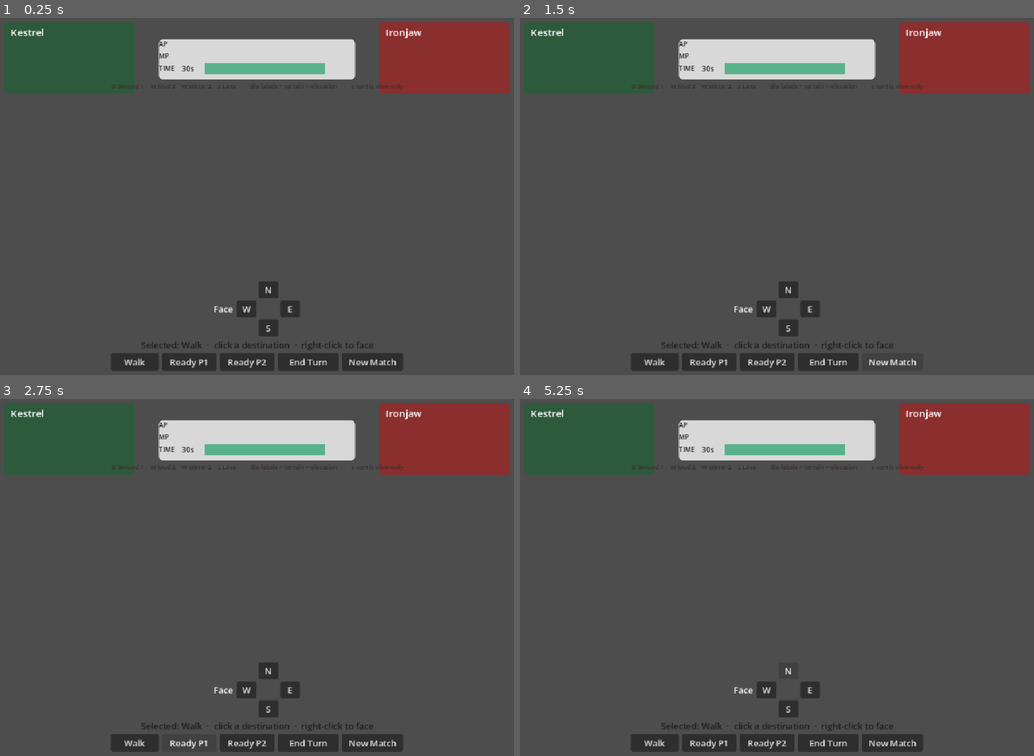
Above: before the commit, frames 1-4 (two rows, left to right).
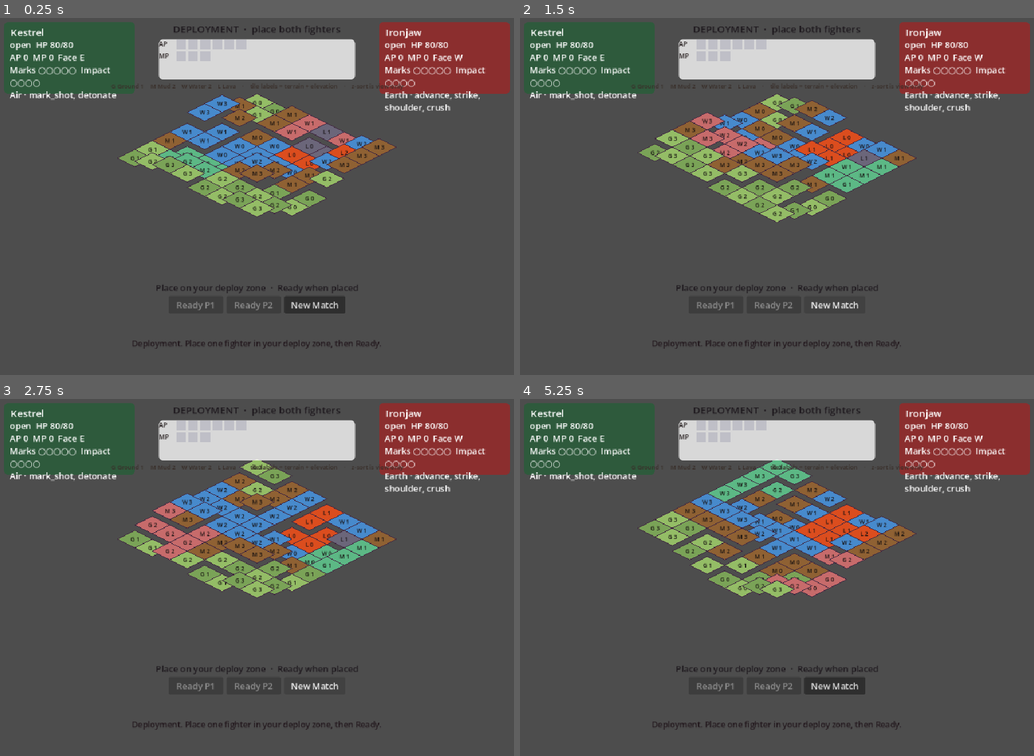
Above: after the commit, the same moments.

Repository: maurogp12/stasiumxii
Game: Godot game, scene res://main.tscn
The game is run twice, just before and just after one commit, with the same random seed, the same clock (stepped at 60 frames per second) and the same inputs.
Inputs (mouse positions are in pixels of both pictures, inside the frame that each line leads up to):
- Up to frame 1 (0.25 s): no input
- Up to frame 2 (1.5 s): click "New Match" at 0.5 s; click "New Match" at 1.25 s
- Up to frame 3 (2.75 s): click "Ready P1" (after the commit: "New Match") at 2 s
- Up to frame 4 (5.25 s): click "Ready P1" (after the commit: "New Match") at 2.75 s; click "Ready P2" (after the commit: "New Match") at 3.5 s; click "Ready P2" (after the commit: "New Match") at 4.25 s; click (787, 670) at 5 s, where only the run before the commit has a clickable "N"

The runs differ from the first frame. In frame 1, 16% of the frame differs, in the area x 1-95%, y 2-99%; in frame 2, 15%; in frame 3, 16%; in frame 4, 17%.
Error before the commit: Parse Error: Cannot infer the type of "cell" variable because the value doesn't have a set type. (res://backend/combat_sim.gd:459)

Commit message:
Fix Godot 4.7 type inference and drop MultiplayerSynchronizer stamp.
Headless -s tests need explicit Dictionary/Vector2i types on Node
snapshot calls. Keep net_session source free of scene-sync tokens.

Co-authored-by: maurogp12 <maurogp12@users.noreply.github.com>

Diff:
--- a/backend/combat_sim.gd
+++ b/backend/combat_sim.gd
@@ -456,7 +456,7 @@
 		var rec: Variant = tiles[key]
 		if typeof(rec) != TYPE_DICTIONARY:
 			continue
-		var cell := key if key is Vector2i else _as_cell((rec as Dictionary).get("pos", key))
+		var cell: Vector2i = key if key is Vector2i else _as_cell((rec as Dictionary).get("pos", key))
 		_board.set_tile(cell, str(rec.get("terrain_type", "ground")), int(rec.get("elevation", 0)))
 
 
--- a/backend/net_session.gd
+++ b/backend/net_session.gd
@@ -1,7 +1,7 @@
 extends Node
 
 ## Listen-host proto. Host owns CombatSim + seed/RNG. Clients submit Intent.
-## Transport: Godot 4 MultiplayerAPI + ENet (direct IP). Not MultiplayerSynchronizer.
+## Transport: Godot 4 MultiplayerAPI + ENet (direct IP). RPC only; no scene sync.
 ## Local hot-seat stays the default (mode HOTSEAT → CombatSim.submit directly).
 ## Listen-host only — no dedicated process.
 
--- a/board_view.gd
+++ b/board_view.gd
@@ -165,7 +165,7 @@
 func _process(delta: float) -> void:
 	if not _booted:
 		return
-	var snap := _sim().snapshot()
+	var snap: Dictionary = _sim().snapshot()
 	if CombatHUD.is_deployment_phase(snap):
 		_turn_clock.stop()
 		_sync_turn_clock()
@@ -251,7 +251,7 @@
 func _face_toward(cell: Vector2i) -> void:
 	if _active_is_stunned():
 		return
-	var snap := _sim().snapshot()
+	var snap: Dictionary = _sim().snapshot()
 	if not _can_control_seat(int(snap.get("active_seat", 0))):
 		return
 	var actor := _active_unit(snap)
@@ -314,7 +314,7 @@
 		_turn_clock.resume()
 		_refresh()
 		return
-	var snap := _sim().snapshot()
+	var snap: Dictionary = _sim().snapshot()
 	if snap.get("match_over", false):
 		_turn_clock.stop()
 		_busy = false
@@ -457,7 +457,7 @@
 func _play_walk(seat: int, path: Array) -> void:
 	_busy = true
 	_hud.set_locked(true)
-	var snap := _sim().snapshot()
+	var snap: Dictionary = _sim().snapshot()
 	_hud.render(snap, [])
 	for tile in tiles.values():
 		(tile as BoardTile).set_highlight("")
@@ -516,7 +516,7 @@
 
 
 func _refresh() -> void:
-	var snap := _sim().snapshot()
+	var snap: Dictionary = _sim().snapshot()
 	var legal: Array = _sim().legal_intents(int(snap.get("active_seat", 0)))
 	_apply_board_tiles(snap)
 	_apply_units(snap)
@@ -554,7 +554,7 @@
 func _paint_highlights() -> void:
 	for tile in tiles.values():
 		(tile as BoardTile).set_highlight("")
-	var snap := _sim().snapshot()
+	var snap: Dictionary = _sim().snapshot()
 	if snap.get("match_over", false) or _busy:
 		return
 	if CombatHUD.is_deployment_phase(snap):
@@ -611,7 +611,7 @@
 	_hud.clear_deploy_note()
 	var occupant := _placed_seat_at(cell)
 	if occupant >= 0:
-		var snap := _sim().snapshot()
+		var snap: Dictionary = _sim().snapshot()
 		var ready: Dictionary = snap.get("ready", {})
 		if not bool(ready.get(occupant, false)):
 			if not _can_control_seat(occupant):
@@ -675,7 +675,7 @@
 	_hud.set_locked(true)
 	_refresh()
 	_sync_turn_clock()
-	var snap := _sim().snapshot()
+	var snap: Dictionary = _sim().snapshot()
 	var next_unit := _active_unit(snap)
 	_hud.show_turn_banner(str(next_unit.get("name", "Kestrel")), str(next_unit.get("class_id", "")), "Turn 1")
 	await get_tree().create_timer(HANDOFF_SEC).timeout
@@ -719,7 +719,7 @@
 	if spell_id == "" or not SpellKits.rolls(spell_id):
 		_hud.set_aim_preview({})
 		return
-	var snap := _sim().snapshot()
+	var snap: Dictionary = _sim().snapshot()
 	_hud.set_aim_preview(_sim().aim_hit_preview(int(snap.get("active_seat", 0)), spell_id))
 
 
--- a/tests/run_net_session_tests.gd
+++ b/tests/run_net_session_tests.gd
@@ -160,7 +160,7 @@
 
 func _test_hotseat_still_direct() -> void:
 	var net_script := load("res://backend/net_session.gd")
-	var hot := net_script.new()
+	var hot: Node = net_script.new()
 	hot.attach_sim(_sim)
 	eq(hot.is_hotseat(), true, "fresh NetSession is hot-seat")
 	_sim.reset_match({
Not shown, added: board/snapshot_tiles.gd.uid
Not shown, added: board/visual_sort.gd.uid
Not shown, added: proto/deployment/deployment_manager.gd.uid
Not shown, added: proto/deployment/deployment_tile_view.gd.uid
Not shown, added: proto/deployment/deployment_zone.gd.uid
Not shown, added: proto/deployment/match_phase.gd.uid
Not shown, added: proto/deployment/proto_deployment_board.gd.uid
Not shown, added: proto/elevation/board_tile_data.gd.uid
Not shown, added: proto/elevation/elevation_cost.gd.uid
Not shown, added: proto/elevation/proto_elevation_board.gd.uid
Not shown, added: proto/elevation/proto_move_sim.gd.uid
Not shown, added: proto/elevation/proto_pawn_view.gd.uid
(and 7 more such lines)
